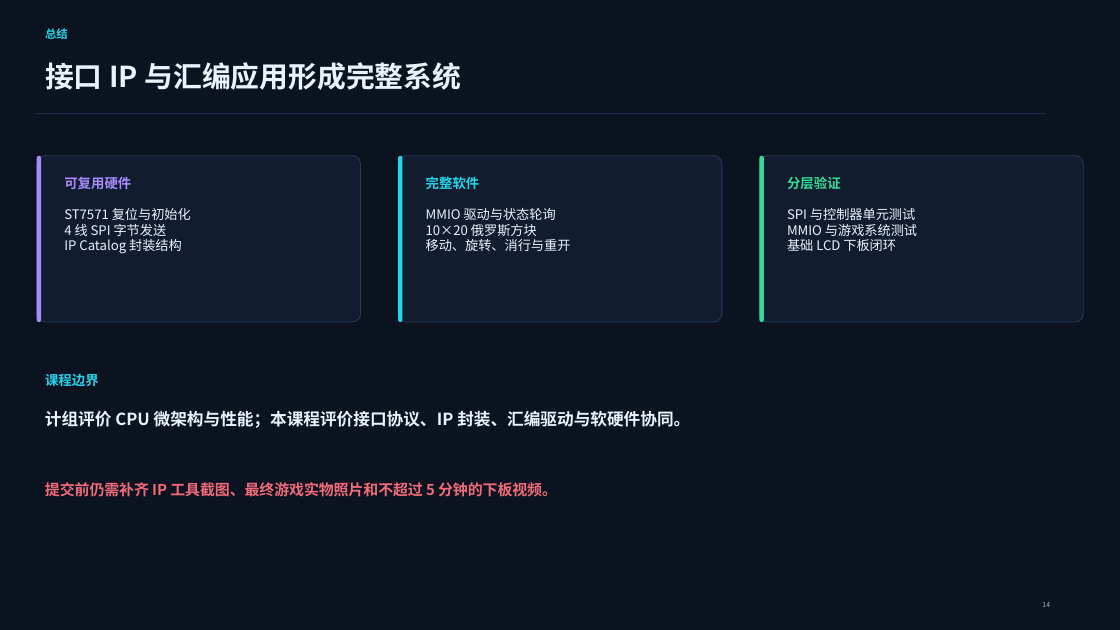
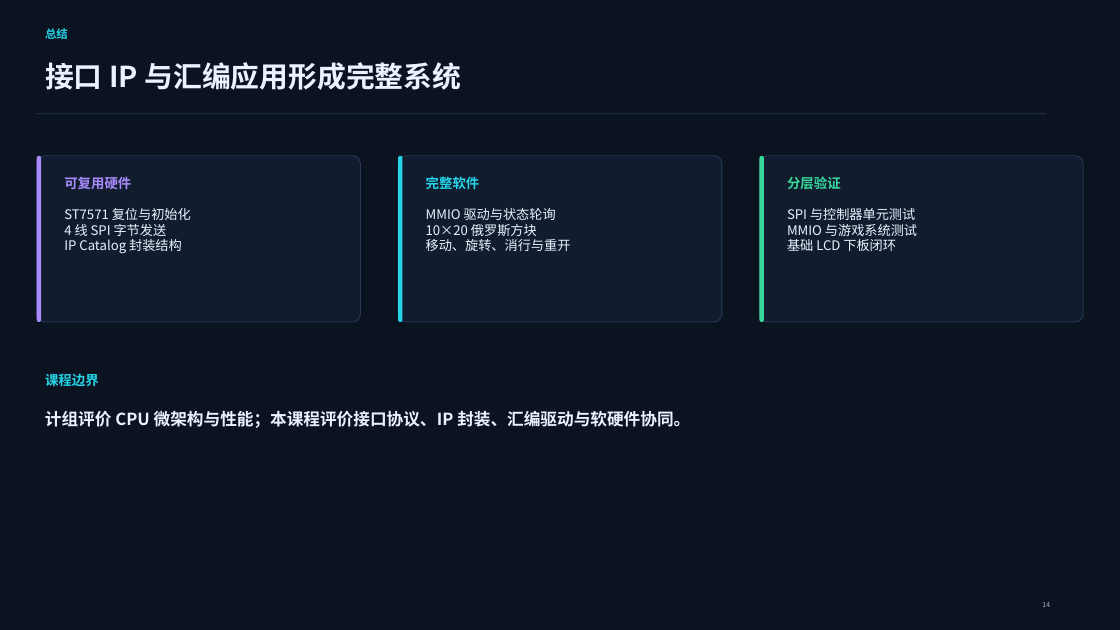
Before and after one commit to Neon246760/CPU-Course-Design, a slide deck: slide 14 of 提交物/09_接口控制器设计实验汇报PPT/1120233061.pptx. Drawn at 1120x630 pixels with LibreOffice and Linux fonts; fonts in the diff are those of the drawing. Boxes give left, top, right and bottom in pixels: in the first picture for what was removed or moved away, otherwise in the second. Text is boxed around its words. In the diff, an @@ line names an element or a change of style, - is before the commit and + after.

Commit message:
docs: 提交日志

```diff
--- a/提交物/09_接口控制器设计实验汇报PPT/1120233061.pptx
+++ b/提交物/09_接口控制器设计实验汇报PPT/1120233061.pptx
@@ text removed at [45,482,557,497] @@
-提交前仍需补齐 IP 工具截图、最终游戏实物照片和不超过 5 分钟的下板视频。
```
Also in this commit, not shown: 5 other slides changed, 6 other files.
